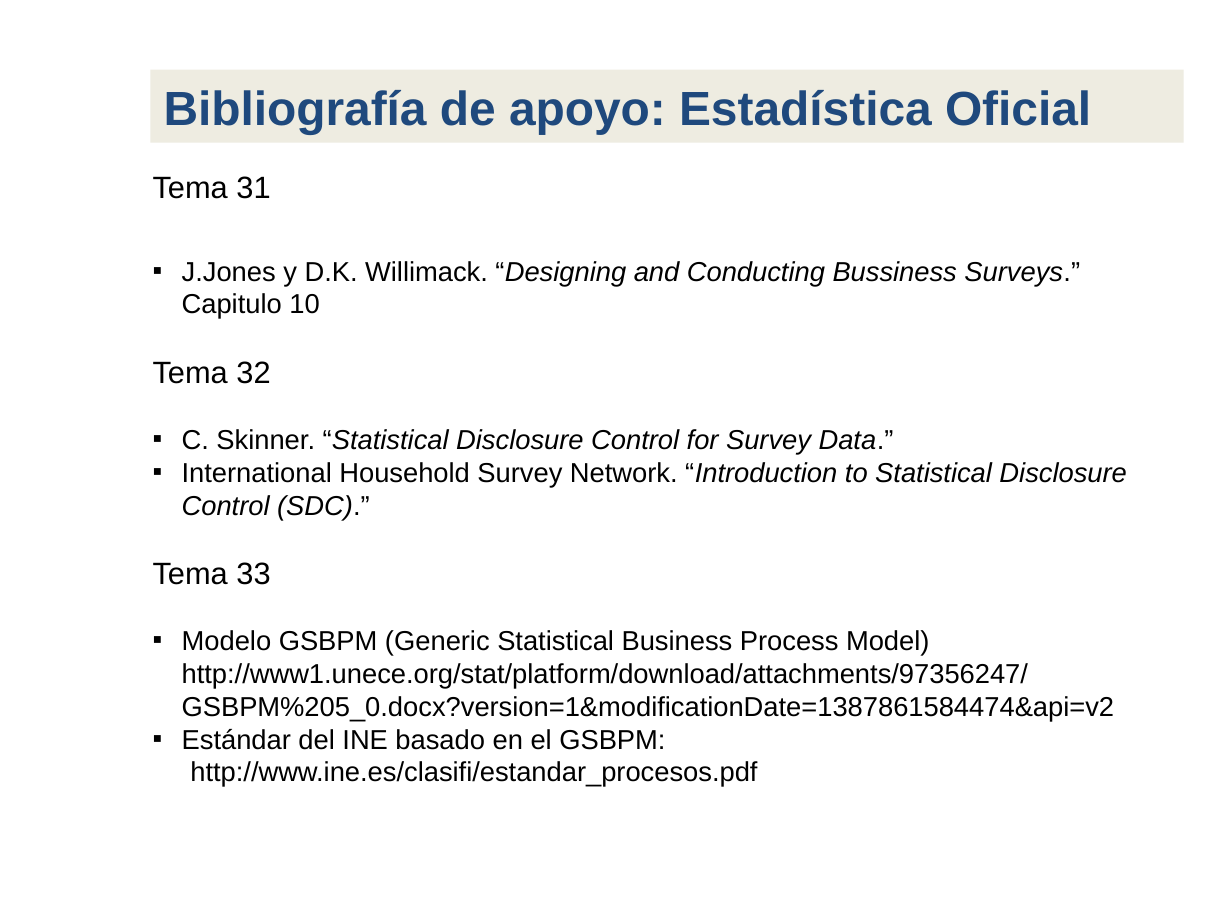
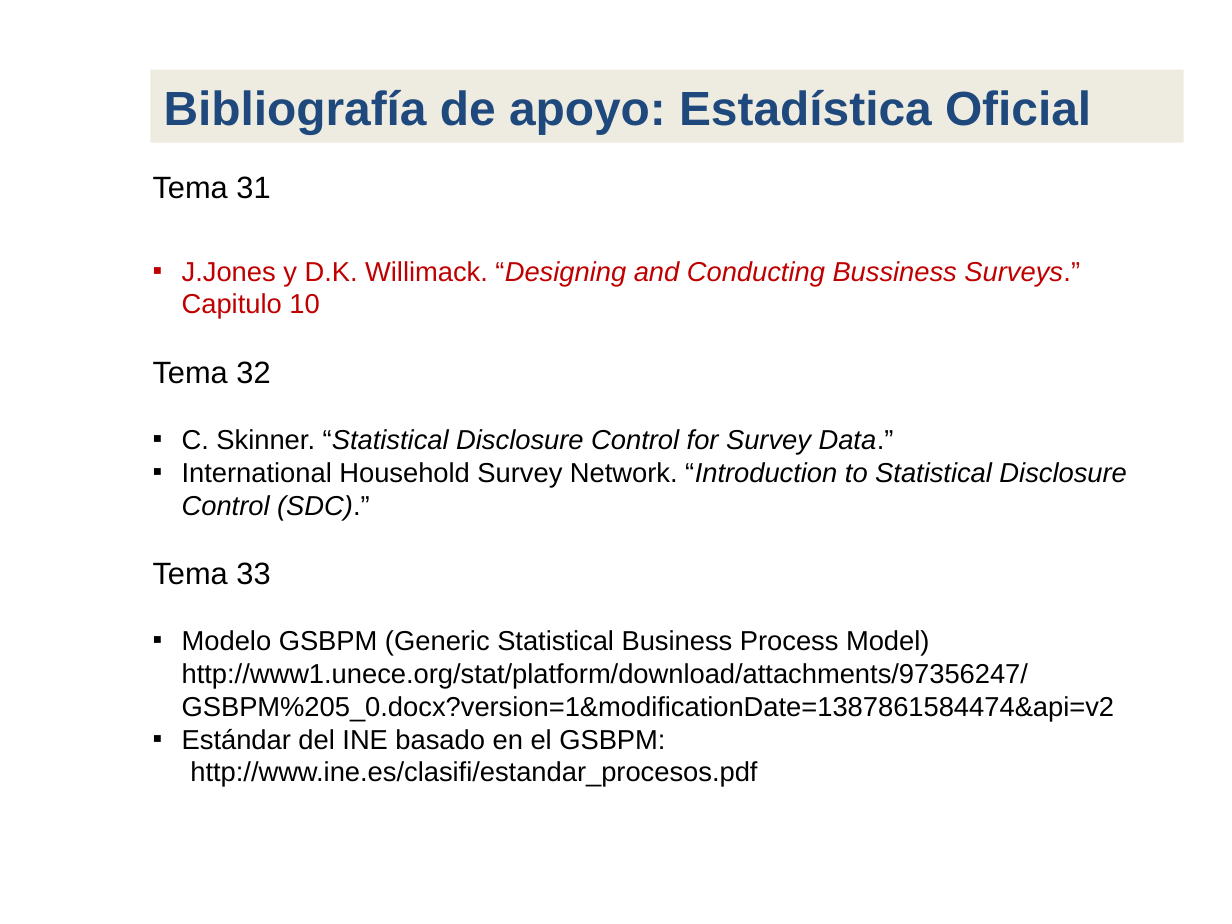
Before and after one commit to samuad/oposiciones, a slide deck: slide 12 of Temario Oposiciones_8septiembre2016.ppt. Drawn at 1232x924 pixels with LibreOffice and Linux fonts; fonts in the diff are those of the drawing; background and template pictures are left out. Boxes give left, top, right and bottom in pixels: in the first picture for what was removed or moved away, otherwise in the second. Text is boxed around its words. In the diff, an @@ line names an element or a change of style, - is before the commit and + after.

```diff
--- a/Temario Oposiciones_8septiembre2016.ppt
+++ b/Temario Oposiciones_8septiembre2016.ppt
@@ text at (182,261,1080,319): text colour #000000 to #C00000 in "J.Jones y D.K. Willimack. “Designing and Conducting ..."; bullet colour #000000 to #C00000 @@
```
Also in this commit, not shown: 9 other files.
